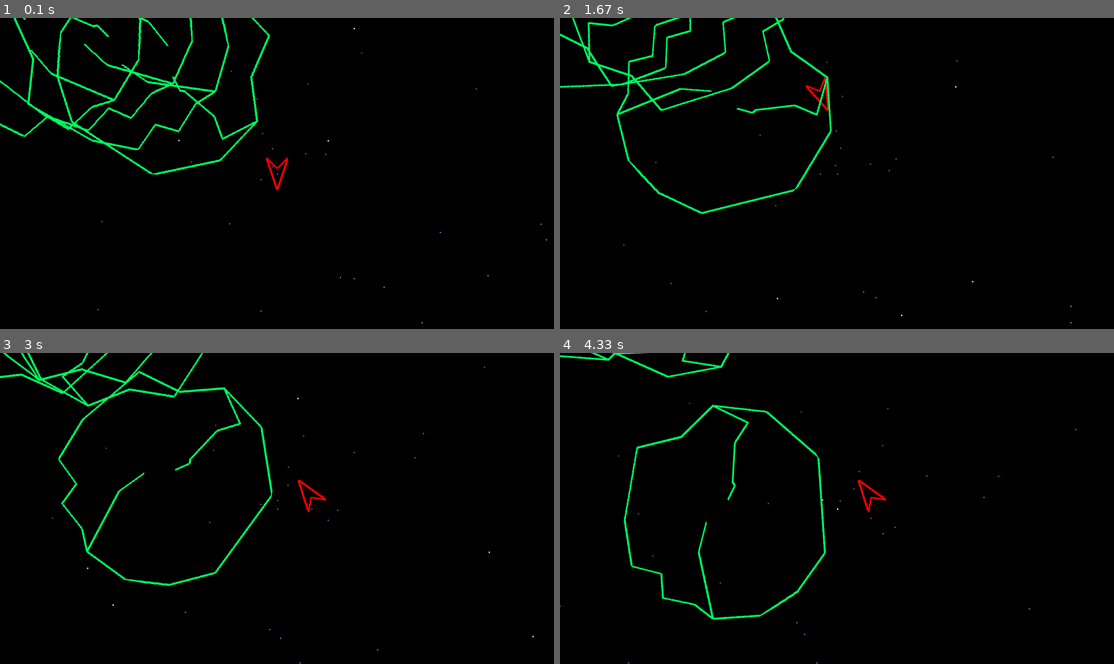
Above: before the commit, frames 1-4 (two rows, left to right).
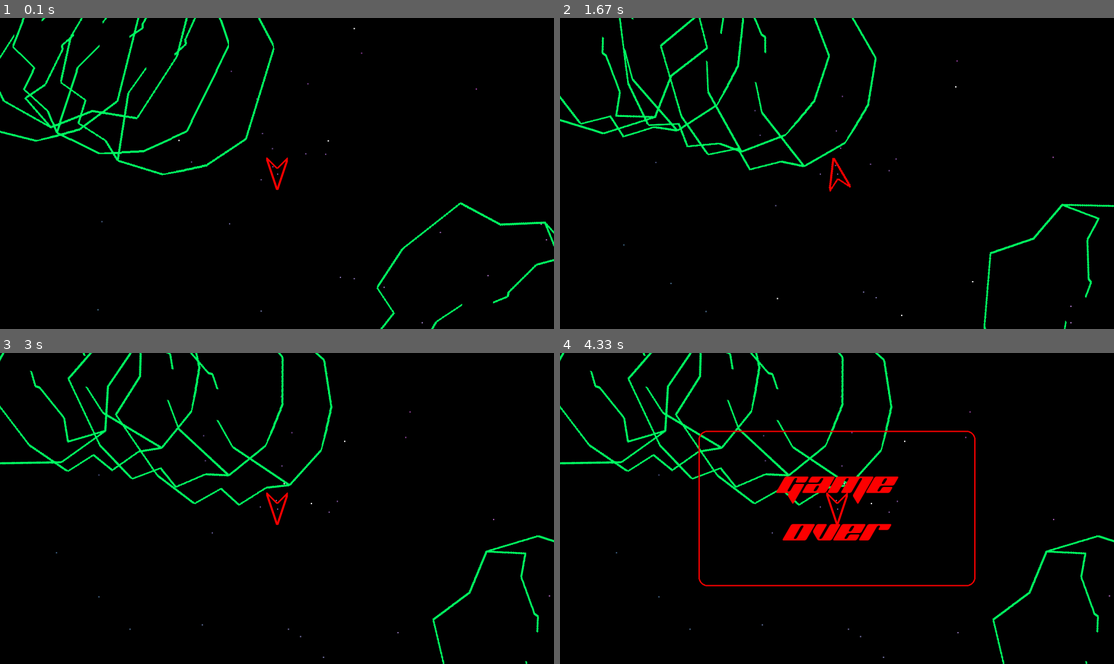
Above: after the commit, the same moments.

Repository: Diego-F-Lenis-c137/asteroids_learnigPygame
Game: pygame game, started from main.py
Two runs of this game, one before a commit and one after it. Both use one fixed random seed, a clock stepped at 60 frames per second and the inputs below.
Inputs:
- Up to frame 1 (0.1 s): no input
- Up to frame 2 (1.67 s): hold Right 0.33-0.8 s; hold Up 0.83-1.13 s; hold Right 1.17-1.63 s
- Up to frame 3 (3 s): hold Left 1.67-2.2 s; hold Down 2.23-2.53 s
- Up to frame 4 (4.33 s): no input

The runs differ from the first frame. In frame 1, 4.9% of the frame differs, in the area x 0-100%, y 0-100%; in frame 2, 5.2%; in frame 3, 5.3%; in frame 4, 7.3%.

Commit message:
game over ok, glitch asteroids +/-, nva fuente

Diff:
--- a/asteroid.py
+++ b/asteroid.py
@@ -6,57 +6,119 @@
 
 class Asteroid(pygame.sprite.Sprite):
 
-    def __init__(self, w, h, acceleration = 1.0, angular_vel=30.0):
+    def __init__(self, size, w, h, position, acceleration = 1.0, angular_vel=30.0):
         super().__init__()
-        self._orig_image = self._build_asteroid_surface()  # cache the artwork
-        self.image       = self._orig_image          # what gets blitted
-        self.position = r.choice([[r.randint(10, (w//2)-250), r.randint(10, (h//2)-250)], [r.randint((w//2)+250, w-10), r.randint((h//2)-250, h-10)],
-                                  [r.randint(10, (w//2)-250), r.randint(10, (h//2)+250)], [r.randint((w//2)+250, w-10), r.randint((h//2)+250, h-10)]])
-        self.acceleration = acceleration
+        self.size = size
+        if size <1:
+            self.kill()
+            del self
 
-        self.rect        = self.image.get_rect(center = self.position)
+        if size >= 1:
+            if size == 3:
+                self.position = r.choice([[r.randint(10, (w//2)-250), r.randint(10, (h//2)-250)], [r.randint((w//2)+250, w-10), r.randint((h//2)-250, h-10)],
+                                        [r.randint(10, (w//2)-250), r.randint(10, (h//2)+250)], [r.randint((w//2)+250, w-10), r.randint((h//2)+250, h-10)]])
+            else:
+                self.position = [position[0]+ 250, position[1]+250] if size == 2 else [position[0]+ 50, position[1]+50]
+            #self.position = [w//2, h//2]
 
-        self.angle       = r.randint(0, 359)                     # current heading (deg)
-        self.angular_vel = angular_vel                 # deg /
-        self.orientation = [m.sin(m.radians(self.angle)), m.cos(m.radians(self.angle))]
+            self._orig_image = self._build_asteroid_surface(size)  # cache the artwork
+            self.image       = self._orig_image          # what gets blitted
 
-        self.limits = (w, h)
+            self.acceleration = (acceleration*3)//size
 
+
+            self.rect        = self.image.get_rect(center = self.position)
+
+            self.angle       = r.choice([r.randint(1, 89), r.randint(91, 179), r.randint(181, 269), r.randint(271, 359)])
+            self.angular_vel = angular_vel                 # deg /
+            self.orientation = [m.sin(m.radians(self.angle)) * self.acceleration, m.cos(m.radians(self.angle)) * self.acceleration]
+
+            self.limits = (w, h)
+            self.w = w
+            self.h = h
+
+    def subdivide(self, size, pos):
+        return Asteroid(size, self.w, self.h, pos, acceleration=self.acceleration, angular_vel=self.angular_vel), Asteroid(size, self.w, self.h, pos, acceleration=self.acceleration, angular_vel=self.angular_vel)
 
     def getposition(self):
         return self.position
     def getrect(self):
         return self.rect
     # ------------------------------------------------------------------
-    def _build_asteroid_surface(self) -> pygame.Surface:
-        points = [(0, 200),(50, 100),(100, 80),(150,25),(200,50),(250,0),(350, 40),(480,150),
-                  (450,250),(475,350),(400, 450),(250,500),(50,400),(5,300)]
-        details1 = [(50, 100),(200,150),(250, 200)]
-        details2 = [(475,350),(400,400),(375,350),(300,300),(290, 300),(270, 270)]
-        surf   = pygame.Surface((500, 500), pygame.SRCALPHA)
+    def _build_asteroid_surface(self, size) -> pygame.Surface:
 
-        #for i in range(0, 500, 50):
-        #    pygame.draw.line(surf, (200, 200, 200), (0, i), (500, i), 2)      <- this commented block s for debugging collisions
-        #    pygame.draw.line(surf, (200, 200, 200), (i, 0), (i, 500), 2)
-        #pygame.draw.circle(surf, (100, 100, 255, 50), (250, 250), 250, 5)
+        if size == 3:
 
-        pygame.draw.lines(surf, (0, 255, 100), True, points, 5)
-        pygame.draw.lines(surf, (0, 255, 100), False, details1, 5)
-        pygame.draw.lines(surf, (0, 255, 100), False, details2, 5)
-        return surf
+            surf   = pygame.Surface((500, 500), pygame.SRCALPHA)
+            #surf.fill((255,255,255))
+            points = [(0, 200),(50, 100),(100, 80),(150,25),(200,50),(250,0),(350, 40),(480,150),
+                    (450,250),(475,350),(400, 450),(250,500),(50,400),(5,300)]
+            details1 = [(50, 100),(200,150),(250, 200)]
+            details2 = [(475,350),(400,400),(375,350),(300,300),(290, 300),(270, 270)]
+
+            #for i in range(0, 500, 50):
+            #    pygame.draw.line(surf, (200, 200, 200), (0, i), (500, i), 2)      #<- this commented block s for debugging collisions
+            #    pygame.draw.line(surf, (200, 200, 200), (i, 0), (i, 500), 2)
+
+            #pygame.draw.circle(surf, (100, 100, 255, 50), (250, 250), 250, 5)
+            pygame.draw.lines(surf, (0, 255, 100), True, points, 5)
+            pygame.draw.lines(surf, (0, 255, 100), False, details1, 5)
+            pygame.draw.lines(surf, (0, 255, 100), False, details2, 5)
+            return surf
+        elif size == 2:
+
+            surf   = pygame.Surface((250, 250), pygame.SRCALPHA)
+            points = [(0, 100),(100, 80),(150,25),(200,50),(240,150),
+                    (225,190),(50,200),(5,150)]
+            details1 = [(150,25),(100,5),(50,25),(25,90),(50, 100),
+                        (200,150),(225, 200),(125, 240),(50, 200)]
+
+            #for i in range(0, 250, 25):
+            #    pygame.draw.line(surf, (200, 200, 200), (0, i), (250, i), 2)      #<- this commented block s for debugging collisions
+            #    pygame.draw.line(surf, (200, 200, 200), (i, 0), (i, 250), 2)
+
+            #pygame.draw.circle(surf, (100, 100, 255, 50), (125, 125), 125, 5)
+            pygame.draw.lines(surf, (0, 255, 100), True, points, 5)
+            pygame.draw.lines(surf, (0, 255, 100), False, details1, 5)
+            return surf
+        elif size == 1:
+
+            surf   = pygame.Surface((100, 100), pygame.SRCALPHA)
+            points = [(0, 40),(40, 30),(60,10),(80,20),(85,40),
+                    (90,60),(20,80),(5,60)]
+            details1 = [(50, 40),(80,50),(90, 70),(60,90),(30, 75)]
+            details2 = [(10, 40),(20,20),(40,10),(50,20)]
+
+            #for i in range(0, 100, 10):
+            #    pygame.draw.line(surf, (200, 200, 200), (0, i), (100, i), 2)
+            #    pygame.draw.line(surf, (200, 200, 200), (i, 0), (i, 100), 2)
+
+            #pygame.draw.circle(surf, (100, 100, 255, 50), (50, 50), 50, 5)
+            pygame.draw.lines(surf, (0, 255, 100), True, points, 3)
+            pygame.draw.lines(surf, (0, 255, 100), False, details1, 3)
+            pygame.draw.lines(surf, (0, 255, 100), False, details2, 3)
+            return surf
+        else:
+            # Handle unexpected sizes
+            print(f"Unexpected asteroid size: {size}")
+
 
     # ------------------------------------------------------------------
-    def update(self, dt: float, position: int):
+    def update(self, dt: float):
         """Advance the rotation based on elapsed time (`dt` in seconds)."""
+
         self.angle = (self.angle + self.angular_vel * dt) % 360
         self.image = pygame.transform.rotate(self._orig_image, self.angle)
 
-        self.rect.x += self.orientation[0] * self.acceleration
-        self.rect.y += self.orientation[1] * self.acceleration
+        self.rect.x += self.orientation[0]
+        self.rect.y += self.orientation[1]
+        self.position = [self.rect.x, self.rect.y]
 
-        # re‑centre after the size change caused by rotation
         self.rect = self.image.get_rect(center = self.rect.center)
+
         paralax.InfiniteParalax.is_offlimits(self)
+
+
     # ------------------------------------------------------------------
     def draw(self, target: pygame.Surface) -> None:
         """Blit the current image onto *target*."""
--- a/infiniteparalax.py
+++ b/infiniteparalax.py
@@ -1,12 +1,18 @@
 
 class InfiniteParalax():
     def is_offlimits(obj):
-        if obj.rect.x < 0 - obj.rect.width:
+        if obj.rect.x < 0 - obj.rect.width//2:
+
             obj.rect.x = obj.limits[0]
+
         elif obj.rect.x > obj.limits[0]:
-            obj.rect.x = 0 - obj.rect.width
 
-        if obj.rect.y < 0 - obj.rect.height:
+            obj.rect.x = 0 - obj.rect.width//2
+
+        if obj.rect.y < 0 - obj.rect.height//2:
+
             obj.rect.y = obj.limits[1]
+
         elif obj.rect.y > obj.limits[1]:
-            obj.rect.y = 0 - obj.rect.height
+
+            obj.rect.y = 0 - obj.rect.height//2
--- a/main.py
+++ b/main.py
@@ -1,21 +1,35 @@
-# main.py
+
 import pygame
+import time
 from screeninfo import get_monitors
 
 from ship import Ship
 from asteroid import Asteroid
 from controls import Controls
 from backgrounderizer import Backgrounderizer as bgnd
+import tittles
 # ----------------------------------------------------------------------
 COLLISION_RATIO = 0.70721357850070721357850070721358  # Adjust this value as needed for collision sensitivity
 def get_display_size():
     mon = next((m for m in get_monitors() if m.is_primary), None)
     return (mon.width, mon.height) if mon else (1280, 720)
+def subdivision(asteroid, size, pos):
+    asteroids.add(list(asteroid.subdivide(size-1, pos)))
+    asteroids.remove(asteroid)
+
+def gameOver(screen):
+    screen.blit(tittles.gameOver(screen.get_width(), screen.get_height()), (0, 0))
+    pygame.display.flip()
+    time.sleep(3)
+    running = False
 
 # ----------------------------------------------------------------------
 def main():
+    pygame.init()
+
+    lives = 3
     level = 1
-    pygame.init()
+    n = 5
     W, H   = get_display_size()
     screen = pygame.display.set_mode((W, H), pygame.FULLSCREEN)
     pygame.display.set_caption("Rocas del espacio - alpha 2.0")
@@ -23,11 +37,16 @@
     clock  = pygame.time.Clock()
 
     pos = (W // 2, H // 2)
+
+
     ship = Ship(W, H, screen, angular_vel=360.0)
+
     ships = pygame.sprite.Group()
     ships.add(ship)
+
+    global asteroids
     asteroids = pygame.sprite.Group()
-    asteroids.add(Asteroid(W, H), Asteroid(W, H), Asteroid(W, H), Asteroid(W, H))
+    [asteroids.add(Asteroid(3, W, H, None)) for _ in range(n)]
     background = bgnd((W,H), screen)
     ship.rect = ship.image.get_rect(center = pos)
     controller = Controls(ship)
@@ -48,30 +67,54 @@
             bullet = controller.update(e)
             if bullet:
                 bullets.add(bullet)
+        shp = pygame.sprite.groupcollide(ships, asteroids,  True,  False, collided=pygame.sprite.collide_circle_ratio(COLLISION_RATIO))
+        for ship, asteroid in shp.items():
+                ship.shoots = False
+                del ship
 
-        pygame.sprite.groupcollide(asteroids, ships,  False,  True, collided=pygame.sprite.collide_circle_ratio(COLLISION_RATIO))
-        pygame.sprite.groupcollide(bullets, asteroids, True,  True, collided=pygame.sprite.collide_circle_ratio(COLLISION_RATIO))
+                lives -= 1
+                if lives >= 0:
+                    ship = Ship(W, H, screen, angular_vel=360.0)
+                    ships.add(ship)
+                    ship.rect = ship.image.get_rect(center = pos)
+                    controller = Controls(ship)
+                else:
 
+                    time.sleep(1)
+                    gameOver(screen)
+
+
+        ast = pygame.sprite.groupcollide(asteroids, bullets, False,  True, collided=pygame.sprite.collide_circle_ratio(COLLISION_RATIO))
+        for asteroid, bullet in ast.items():
+
+            if asteroid.size > 1:
+                asteroids.add(list(asteroid.subdivide(asteroid.size-1, asteroid.position)))
+                asteroids.remove(asteroid)
+                del asteroid
+                #Asteroid.subdivide(asteroid, asteroid.size, asteroid.position)
+            else:
+                asteroid.kill()
+
+        #print(len(asteroids))
         if (len(asteroids) <= 0):
             level += 0.2
             ship.rect.x, ship.rect.y = [W//2, H//2]
-            asteroids.add(Asteroid(W, H, acceleration=level), Asteroid(W, H, acceleration=level), Asteroid(W, H, acceleration=level), Asteroid(W, H, acceleration=level))
+            [asteroids.add(Asteroid(3, W, H, None)) for _ in range(n)]
 
         dt = clock.tick(60) / 1000.0        # seconds since last frame
-        ship.update(dt, 0)  # Pass 0 instead of undefined variable
-        asteroids.update(dt, 0)
-
+        ships.update(dt, 0)  # Pass 0 instead of undefined variable
+        asteroids.update(dt)
         # Update all bullets
         bullets.update()
 
         screen.fill((0, 0, 0))
         background.draw(dt)
-        ship.draw(screen)
+        ships.draw(screen)
 
         # Draw all bullets
         bullets.draw(screen)
-        asteroids.draw(screen)
 
+        [asteroid.draw(screen) for asteroid in asteroids if asteroid.size >= 1   ]
         pygame.display.flip()
 
     pygame.quit()
--- a/ship.py
+++ b/ship.py
@@ -18,6 +18,8 @@
         self.angular_vel = angular_vel                 # deg /
         self.speed = 10
 
+        self. shoots = True
+
         self.orientation = [m.cos(self.angle), m.sin(self.angle)]
         self.right = False
         self.left = False
@@ -29,7 +31,7 @@
 
     def shoot(self):
         # Create a new bullet and return it to be added to the bullet group
-        return s.Shoot(self)
+        return s.Shoot(self) if self.shoots else 0
 
     def getposition(self):
         return self.position
--- /dev/null
+++ b/tittles.py
@@ -0,0 +1,57 @@
+import pygame as p
+from pygame import font as pfont
+pfont.init()
+
+font = p.font.Font("PK.TTF", 72)
+
+titletext = font.render("Rock Paper Ships", True, (255, 255, 0))
+titletext2 = font.render("Start", True, (255, 255, 0))
+
+deathtext = font.render("U DIED", True, (255, 100, 100))
+
+game = font.render("game", True, (255, 0, 0))
+over = font.render("over", True, (255, 0, 0))
+
+
+def Start(w, h):
+    srf = p.Surface((w,h), p.SRCALPHA)
+    rect = srf.get_rect(center=(w//2, h//2))
+    rect.width //= 2
+    rect.height //= 2
+    rect.x = w//2 - rect.width//2
+    rect.y = h//2 - rect.height//2
+    color = ((0,255,0))
+    p.draw.rect(srf, color, rect, width = 3, border_radius = 20)
+
+
+    srf.blit(titletext, titletext.get_rect(center=(w//2,h//2 - 50)))
+    srf.blit(titletext2, titletext2.get_rect(center=(w//2,h//2 + 60)))
+    return srf
+
+def died(w, h):
+    srf = p.Surface((w,h), p.SRCALPHA)
+    rect = srf.get_rect(center=(w//2, h//2))
+    rect.width = w//5
+    rect.height = h//5
+    rect.x = w - w//5 - rect.width//2
+    rect.y = h//5 - rect.height//2
+
+    color = ((255,0,255))
+    p.draw.rect(srf, color, rect, width = 3, border_radius = 20)
+    srf.blit(deathtext, deathtext.get_rect(center=rect.center))
+    return srf
+
+def gameOver(w, h):
+    srf = p.Surface((w,h), p.SRCALPHA)
+    rect = srf.get_rect(center=(w//2, h//2))
+    rect.width //= 2
+    rect.height //= 2
+    rect.x = w//2 - rect.width//2
+    rect.y = h//2 - rect.height//2
+    color = ((255,0,0))
+
+    p.draw.rect(srf, color, rect, width = 3, border_radius = 20)
+
+    srf.blit(game, game.get_rect(center=(w//2,h//2 - 50)))
+    srf.blit(over, over.get_rect(center=(w//2,h//2 + 60)))
+    return srf
--- /dev/null
+++ b/tittlesTest.py
@@ -0,0 +1,33 @@
+import pygame as p
+import time as t
+import tittles as tts
+from screeninfo import get_monitors
+
+p.init()
+
+def get_display_size():
+    mon = next((m for m in get_monitors() if m.is_primary), None)
+    return (mon.width, mon.height) if mon else (1280, 720)
+
+w, h = get_display_size()
+
+
+screen = p.display.set_mode((w, h), p.FULLSCREEN)
+p.display.set_caption("Test Title")
+
+titles = (tts.Start(w, h), tts.died(w, h), tts.gameOver(w, h))
+
+running = True
+while running:
+
+    for e in p.event.get():
+        if (e.type == p.QUIT or
+            (e.type == p.KEYDOWN and e.key == p.K_ESCAPE)):
+
+            running = False
+
+    for img in titles:
+        screen.fill((0,0,0))
+        screen.blit(img, img.get_rect(center=img.get_rect().center))
+        p.display.flip()
+        t.sleep(2)
Binary file added: PK.TTF
